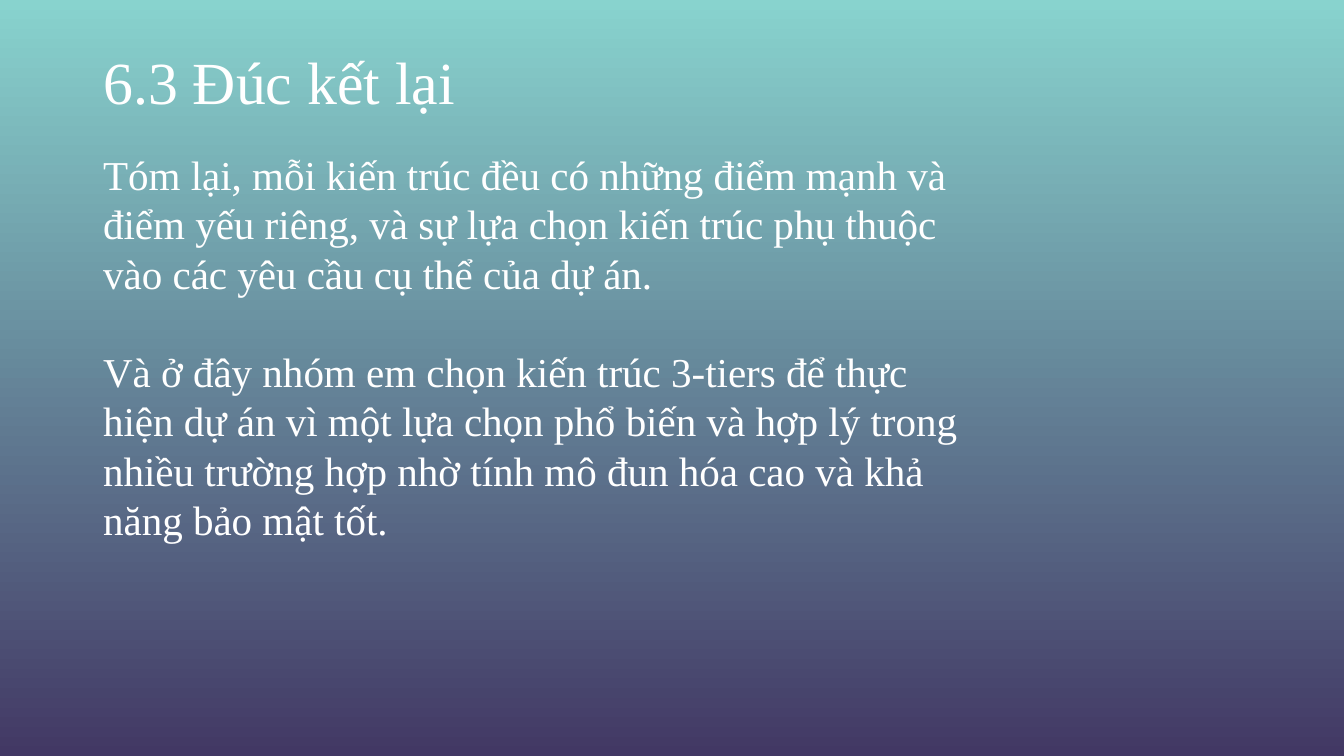
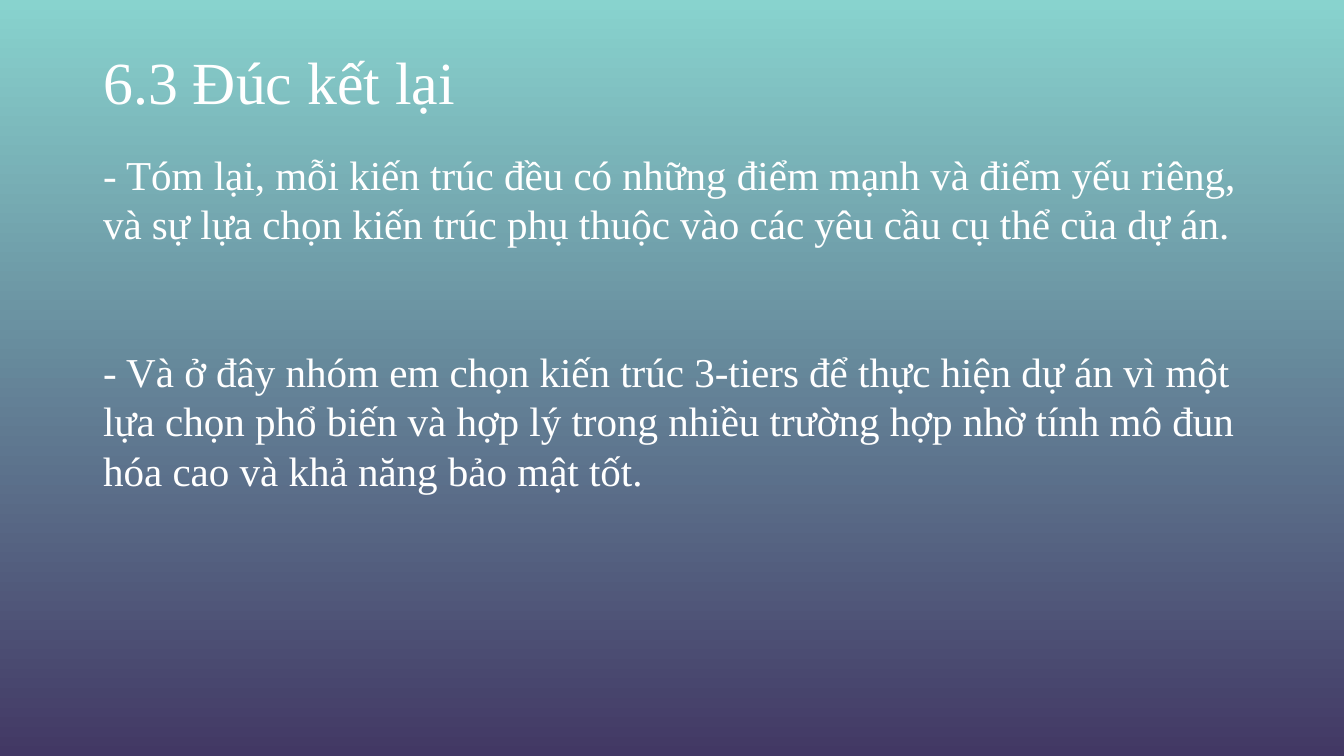
Before and after one commit to hoangtienmanhduc/Nhom14_KienTrucThietKePhanMem-, a slide deck: slide 35 of KTVTKPM.pptx. Drawn at 1344x756 pixels with LibreOffice and Linux fonts; fonts in the diff are those of the drawing; background and template pictures are left out. Boxes give left, top, right and bottom in pixels: in the first picture for what was removed or moved away, otherwise in the second. Text is boxed around its words. In the diff, an @@ line names an element or a change of style, - is before the commit and + after.

```diff
--- a/KTVTKPM.pptx
+++ b/KTVTKPM.pptx
@@ text at (x1=103, y1=159, x2=1235, y2=494): text changed @@
-Tóm lại, mỗi kiến trúc đều có những điểm mạnh và điểm yếu riêng, và sự lựa chọn kiến trúc phụ thuộc vào các yêu cầu cụ thể của dự án.
-Và ở đây nhóm em chọn kiến trúc 3-tiers để thực hiện dự án vì một lựa chọn phổ biến và hợp lý trong nhiều trường hợp nhờ tính mô đun hóa cao và khả năng bảo mật tốt.
+- Tóm lại, mỗi kiến trúc đều có những điểm mạnh và điểm yếu riêng, và sự lựa chọn kiến trúc phụ thuộc vào các yêu cầu cụ thể của dự án.
+- Và ở đây nhóm em chọn kiến trúc 3-tiers để thực hiện dự án vì một lựa chọn phổ biến và hợp lý trong nhiều trường hợp nhờ tính mô đun hóa cao và khả năng bảo mật tốt.
```
Also in this commit, not shown: 26 other slides changed, 1 other file.
